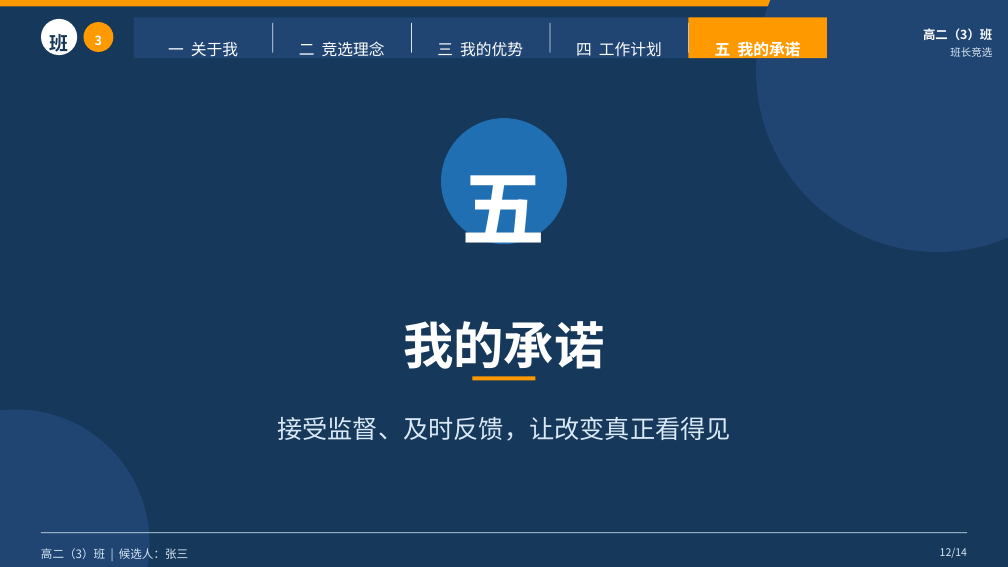
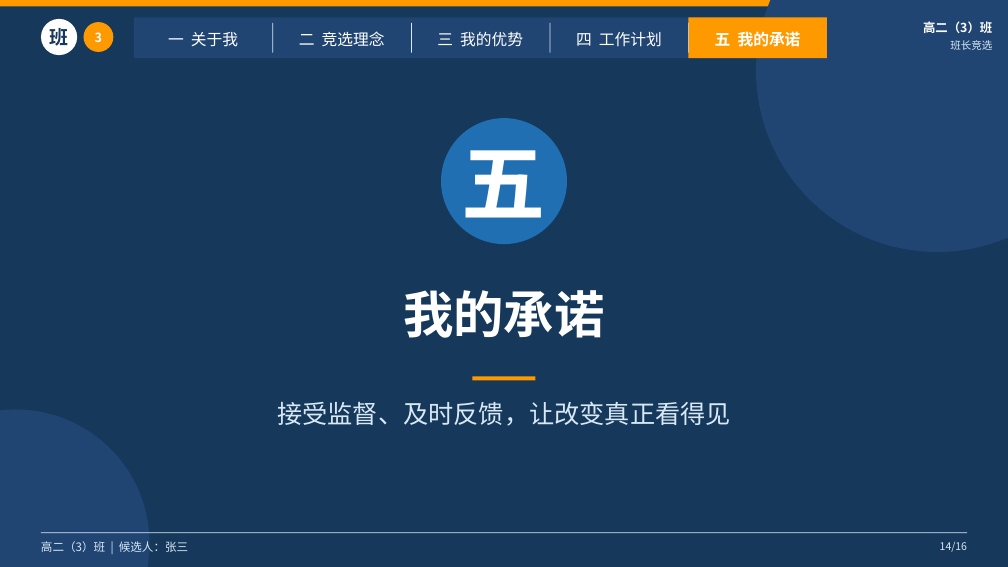
Before and after one commit to NEMU-CAN/Codex-PPT, a slide deck: slide 14 of dist/class-monitor-academic.pptx (slide 12 before the commit). Drawn at 1008x567 pixels with LibreOffice and Linux fonts; fonts in the diff are those of the drawing. Boxes give left, top, right and bottom in pixels: in the first picture for what was removed or moved away, otherwise in the second. Text is boxed around its words. In the diff, an @@ line names an element or a change of style, - is before the commit and + after.

```diff
--- a/dist/class-monitor-academic.pptx
+++ b/dist/class-monitor-academic.pptx
@@ line spacing 1.5 to 1 in 13 elements at [168, 32, 238, 47], [299, 31, 385, 46], [437, 32, 523, 47], [576, 31, 662, 47], [715, 31, 801, 47], [50, 28, 69, 46], [95, 32, 102, 42], [923, 21, 992, 33], [950, 40, 992, 50], [462, 129, 546, 235], [403, 290, 605, 338], [277, 401, 731, 426], [41, 541, 188, 552] @@
@@ text at [940, 542, 967, 552]: text changed @@
-12/14
+14/16
```
Also in this commit, not shown: 13 other slides changed, 2 slides added, 5 other files.
